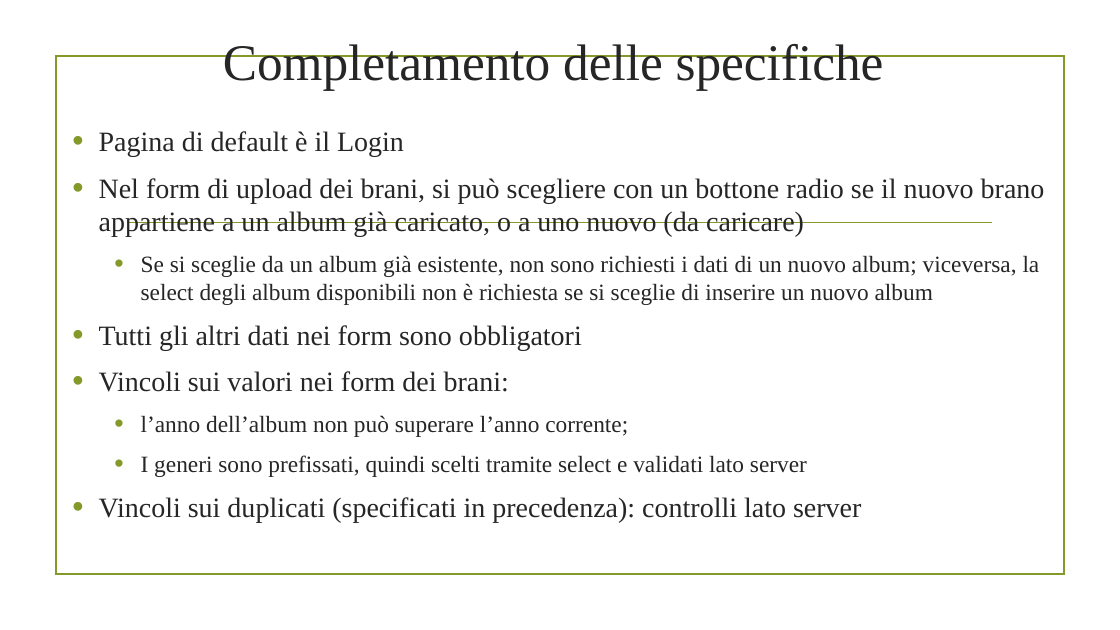
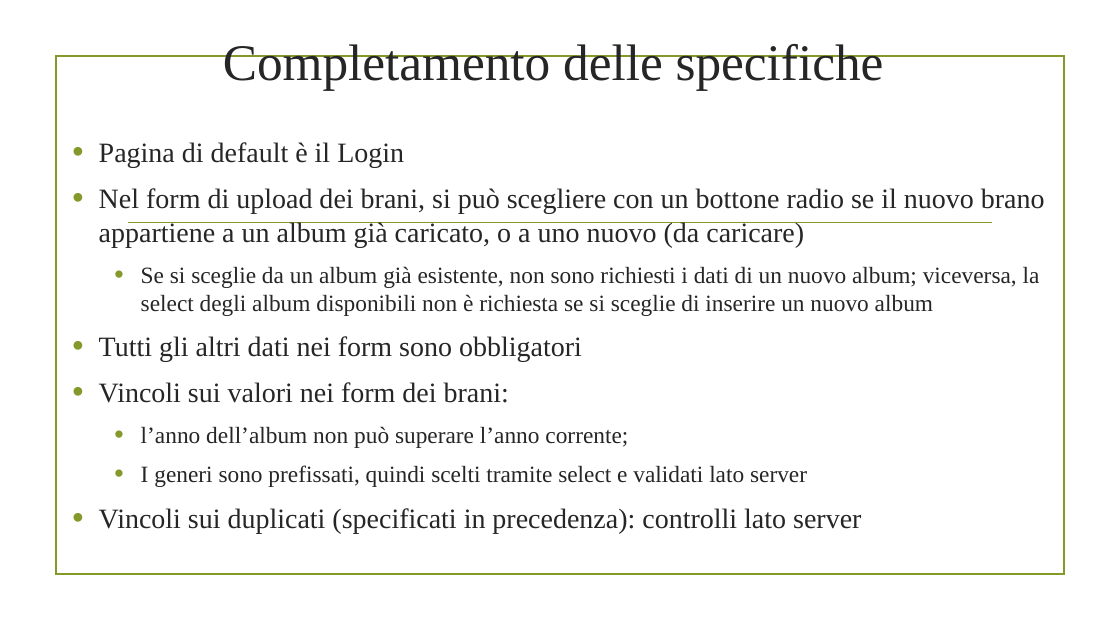
Before and after one commit to alex-atanassov/TIW2021-Atanassov-Bruno, a slide deck: slide 10 of deliverables/Presentazione progetto TIW.pptx. Drawn at 1120x630 pixels with LibreOffice and Linux fonts; fonts in the diff are those of the drawing; background and template pictures are left out. Boxes give left, top, right and bottom in pixels: in the first picture for what was removed or moved away, otherwise in the second. Text is boxed around its words. In the diff, an @@ line names an element or a change of style, - is before the commit and + after.

```diff
--- a/deliverables/Presentazione progetto TIW.pptx
+++ b/deliverables/Presentazione progetto TIW.pptx
@@ text "Pagina di default è il ...": place and size @@
-text "Pagina di default è il ..." at (99, 131, 1045, 523)
+text "Pagina di default è il ..." at (99, 142, 1045, 533)
```
Also in this commit, not shown: 28 other slides changed, 4 slides added, 3 slides removed.
